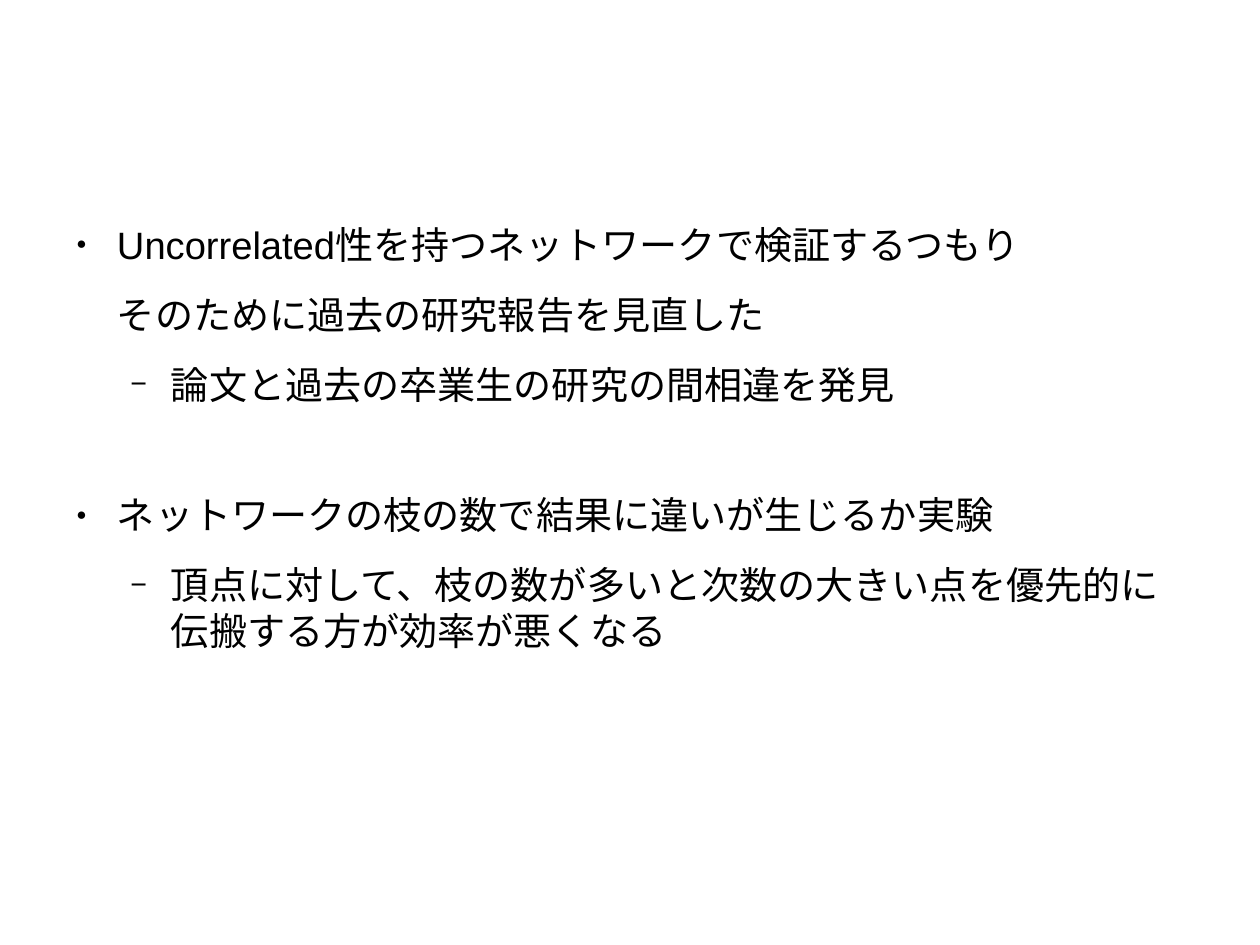
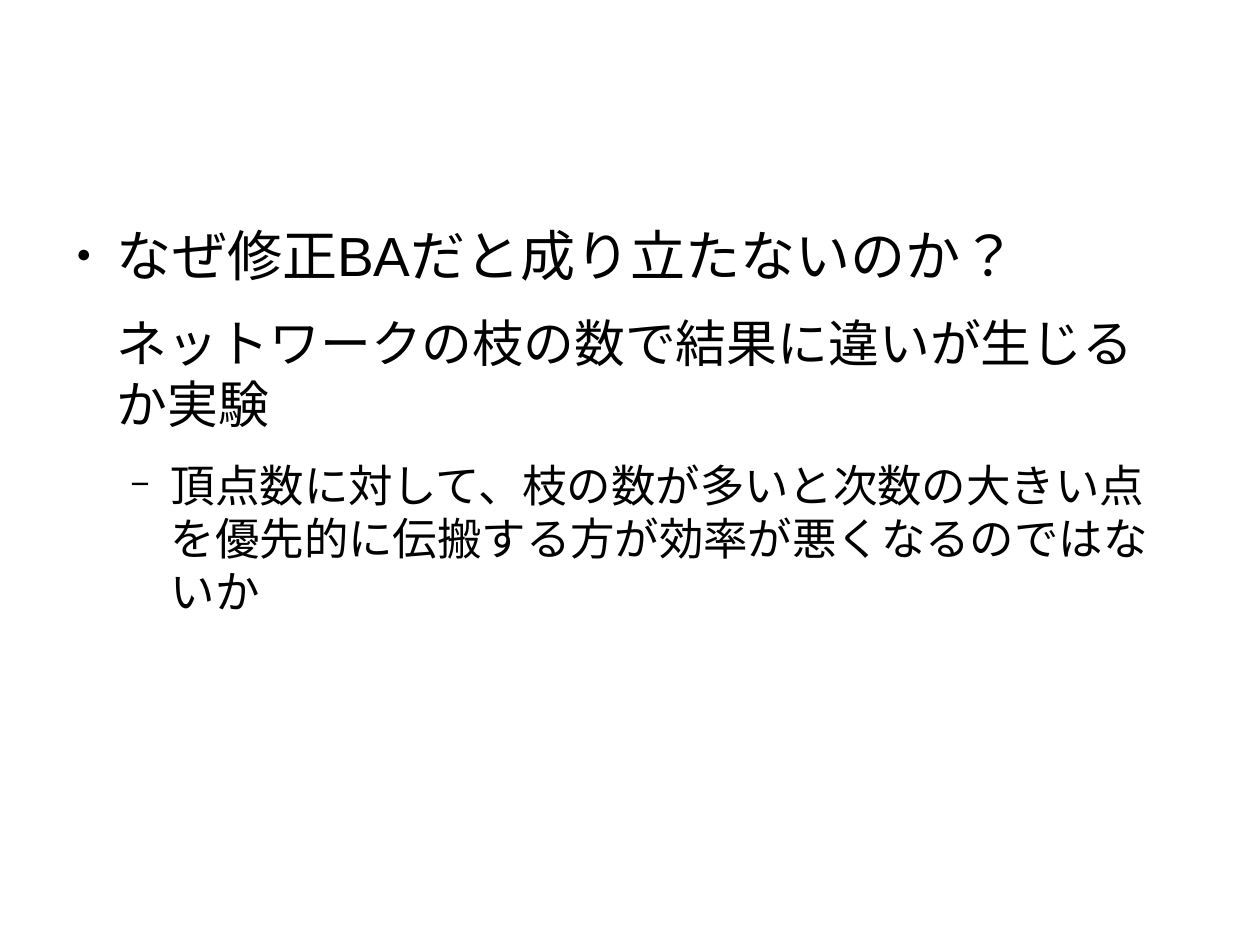
Before and after one commit to awesomest/NetWork_g-2015, a slide deck: slide 52 of 中間発表.odp (slide 22 before the commit). Drawn at 1260x945 pixels with LibreOffice and Linux fonts; fonts in the diff are those of the drawing; background and template pictures are left out. Boxes give left, top, right and bottom in pixels: in the first picture for what was removed or moved away, otherwise in the second. Text is boxed around its words. In the diff, an @@ line names an element or a change of style, - is before the commit and + after.

```diff
--- a/中間発表.odp
+++ b/中間発表.odp
@@ text at <box>117,229,1016,281</box>: text changed; size 24 to 34.7 pt @@
-● Uncorrelated性を持つネットワークで検証するつもり
-そのために過去の研究報告を見直した
-  − 論文と過去の卒業生の研究の間相違を発見
+● なぜ修正BAだと成り立たないのか？
@@ text at <box>117,319,1133,427</box>: size 24 to 32 pt, font Arial to Open Sans in "ネットワークの枝の数で結果に違いが生じるか実験"; bullet ● to none @@
@@ title at <box>117,319,1133,367</box>: text changed @@
-今年
+ネットワークの枝の数
@@ text at <box>171,464,1147,610</box>: text changed; size 24 to 28 pt; font Arial to Open Sans @@
-  − 頂点に対して、枝の数が多いと次数の大きい点を優先的に伝搬する方が効率が悪くなる
+  − 頂点数に対して、枝の数が多いと次数の大きい点を優先的に伝搬する方が効率が悪くなるのではないか
```
Also in this commit, not shown: 14 other slides changed, 20 slides added, 1 slide removed.
